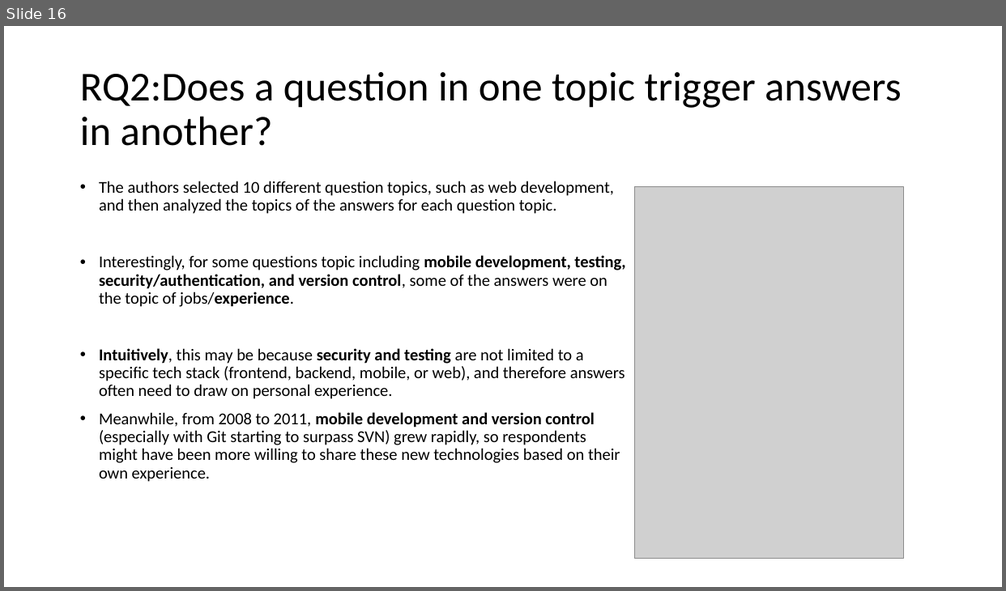
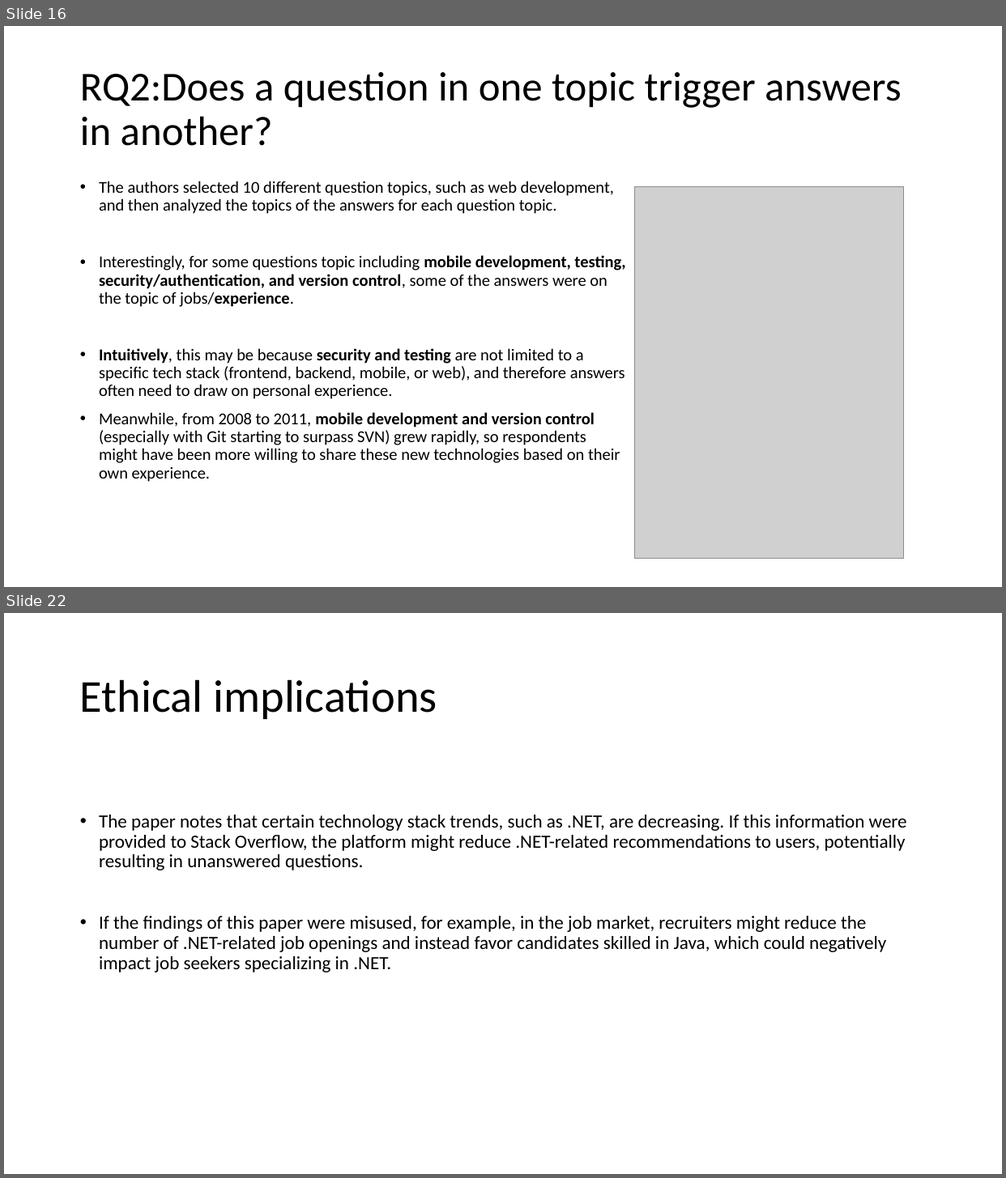
Before and after one commit to chengkaiyang2025/course, a slide deck: assignments/assignment_4/stackoverflow.pptx. Shown one above the other, each under a label of ours: slide 16 before the commit, slides 16 and 22 after it; the slides between them are not shown. The pictures are 1006x591 and 1006x1178 pixels, drawn with LibreOffice and Linux fonts; fonts in the diff are those of the drawing; grey boxes stand for pictures. Boxes give left, top, right and bottom in pixels: in the first picture for what was removed or moved away, otherwise in the second. Text is boxed around its words. In the diff, an @@ line names an element or a change of style, - is before the commit and + after.

```diff
--- a/assignments/assignment_4/stackoverflow.pptx
+++ b/assignments/assignment_4/stackoverflow.pptx
@@ slide 22 added at bbox=[4, 613, 1002, 1174], background #FFFFFF @@
@@ title added at bbox=[80, 679, 437, 719], 44 pt, text #000000 @@
+Ethical implications
@@ text added at bbox=[99, 815, 907, 973], 18 pt, text #000000 @@
+• The paper notes that certain technology stack trends, such as .NET, are decreasing. If this information were provided to Stack Overflow, the platform might reduce .NET-related recommendations to users, potentially resulting in unanswered questions.
+• If the findings of this paper were misused, for example, in the job market, recruiters might reduce the number of .NET-related job openings and instead favor candidates skilled in Java, which could negatively impact job seekers specializing in .NET.
```
Also in this commit, not shown: 6 slides changed, 3 other slides added, 2 slides removed.
